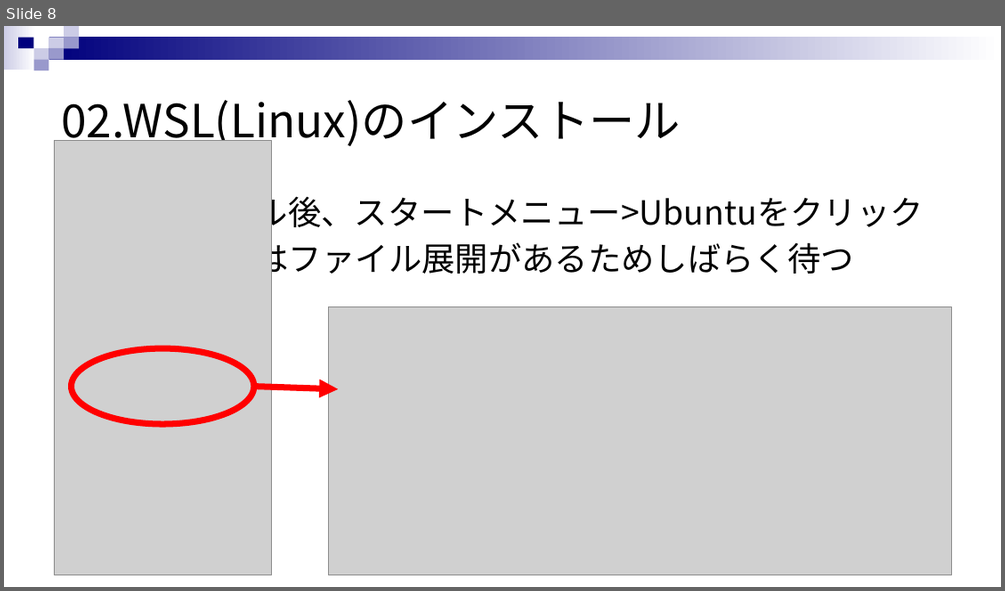
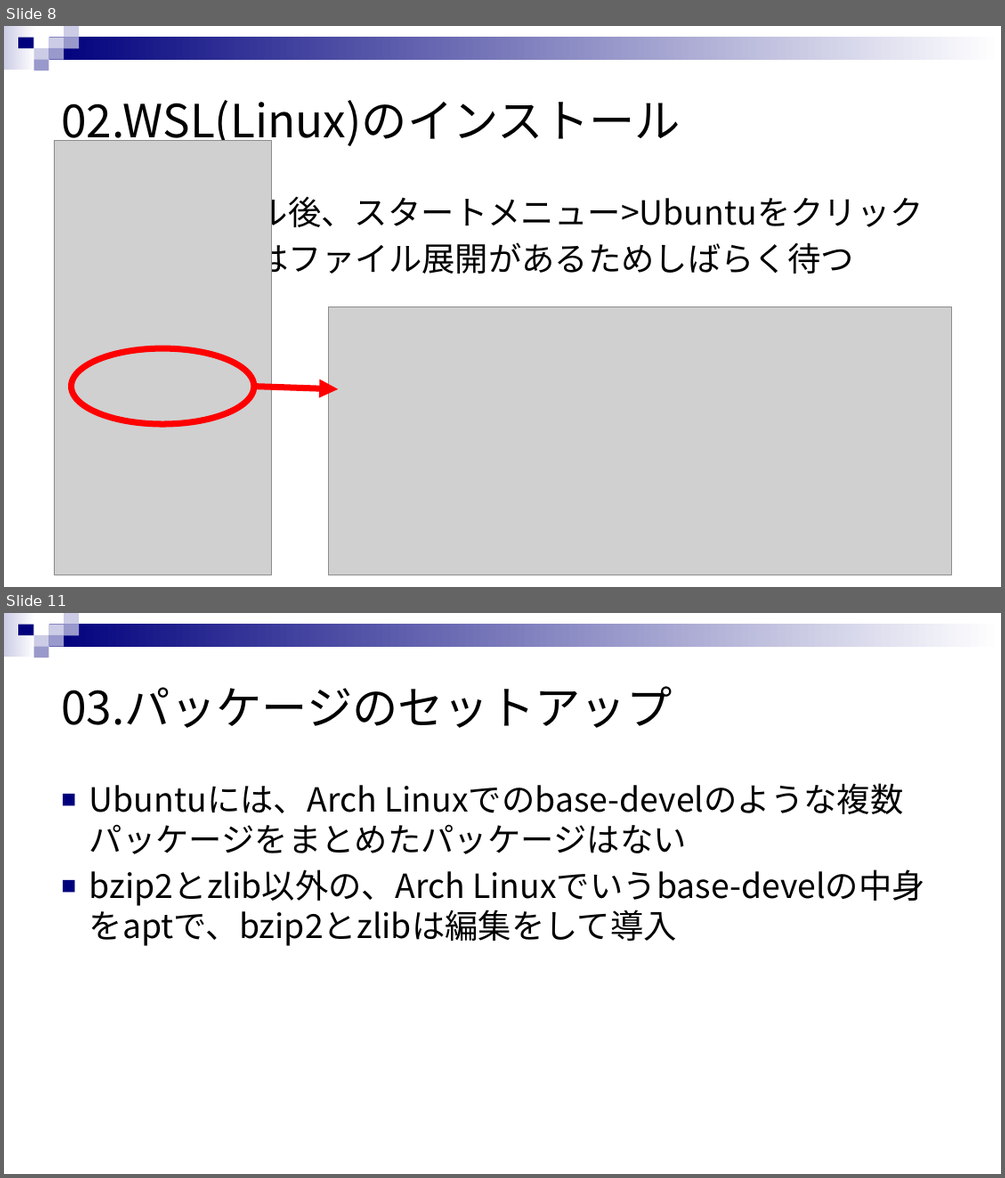
Before and after one commit to rensuke/SIMUonWSL, a slide deck: RE_SIMU_ON_WSL.pptx. Shown one above the other, each under a label of ours: slide 8 before the commit, slides 8 and 11 after it; the slides between them are not shown. The pictures are 1005x591 and 1005x1178 pixels, drawn with LibreOffice and Linux fonts; fonts in the diff are those of the drawing; grey boxes stand for pictures. Boxes give left, top, right and bottom in pixels: in the first picture for what was removed or moved away, otherwise in the second. Text is boxed around its words. In the diff, an @@ line names an element or a change of style, - is before the commit and + after.

Commit message:
パッケージのセットアップ、base-develの表作成中

```diff
--- a/RE_SIMU_ON_WSL.pptx
+++ b/RE_SIMU_ON_WSL.pptx
@@ slide 11 added at bbox=[4, 613, 1001, 1174], background #FFFFFF; not listed: 9 template elements that a slide beside it also shows @@
@@ title added at bbox=[61, 686, 672, 728], 44 pt, text #000000 @@
+03.パッケージのセットアップ
@@ text added at bbox=[89, 783, 925, 946], 32 pt, text #000000 @@
+■ Ubuntuには、Arch Linuxでのbase-develのような複数パッケージをまとめたパッケージはない
+■ bzip2とzlib以外の、Arch Linuxでいうbase-develの中身をaptで、bzip2とzlibは編集をして導入
```
Also in this commit, not shown: 3 other slides added.
